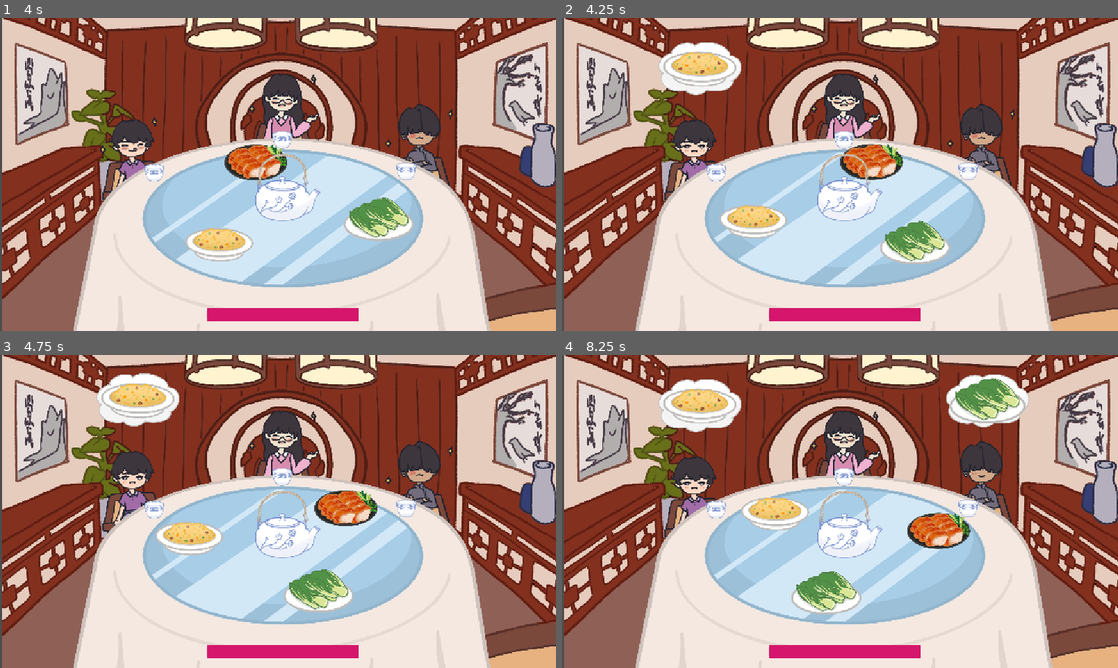
Above: before the commit, frames 1-4 (two rows, left to right).
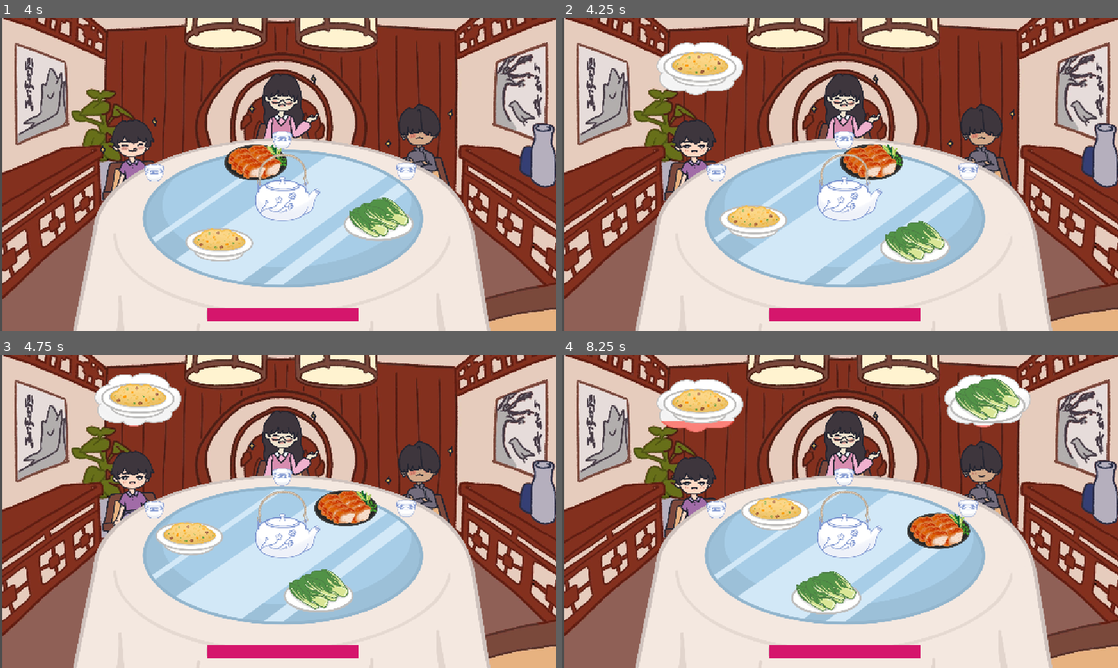
Above: after the commit, the same moments.

Repository: game-dev-besties/lupe_game
Game: Godot game, scene res://scenes/cutscene.tscn
Two runs of this game, one before a commit and one after it. Both use one fixed random seed, a clock stepped at 60 frames per second and the inputs below.
Inputs (mouse positions are in pixels of both pictures, inside the frame that each line leads up to):
- Up to frame 1 (4 s): click "SKIP" at 0.5 s; tap Enter (ui_accept) at 1.25, 2, 2.75 s; drag from (283, 196) to (233, 249) at 1.27 s; drag from (378, 208) to (233, 249) at 2.02 s; hold Right (ui_right) 2.78-3.5 s; click (233, 249) at 2.92 s; drag from (328, 165) to (189, 208) at 3.52 s
- Up to frame 2 (4.25 s): no input
- Up to frame 3 (4.75 s): move the mouse to (444, 558) at 4.27 s; hold Left (ui_left) from 4.28 s (still down); tap Enter (ui_accept) at 4.52 s
- Up to frame 4 (8.25 s): release Left (ui_left) at 5 s; drag from (673, 464) to (890, 502) at 5.02 s; move the mouse to (867, 511) at 5.77 s; hold Space (brake) 5.78-6.5 s; click (867, 511) at 5.92 s; drag from (756, 433) to (940, 549) at 6.52 s; move the mouse to (962, 495) at 7.27 s; hold Right (ui_right) 7.28-8 s; tap Enter (ui_accept) at 7.52 s; drag from (728, 527) to (812, 574) at 8.02 s

Frame 1 is identical in both runs. In frame 2, 0.2% of the frame differs, in the area x 17-33%, y 7-25%; in frame 3, 0.2%; in frame 4, 0.6%, in the area x 17-85%, y 6-25%.

Commit message:
Added Satiation Loading Visual to Thought Bubble

Diff:
--- /dev/null
+++ b/bubble_fill.gdshader
@@ -0,0 +1,18 @@
+shader_type canvas_item;
+
+uniform float fill_pct : hint_range(0.0, 1.0) = 0.0;   // 0 = empty, 1 = full
+uniform vec4  fill_color : source_color = vec4(0.22, 0.65, 1.0, 1.0);
+
+void fragment() {
+    vec4 tex = texture(TEXTURE, UV);
+
+    // Discard pixels outside the bubble’s alpha mask
+    if (tex.a < 0.05) { discard; }
+
+    float water_line = 1.0 - fill_pct;   // UV origin is top-left
+    bool under_water = UV.y > water_line;
+
+    COLOR = under_water
+        ? vec4(fill_color.rgb, tex.a * fill_color.a)  // solid colour inside
+        : tex;                                        // plain bubble above
+}
--- a/scenes/NPC.tscn
+++ b/scenes/NPC.tscn
@@ -60,6 +60,9 @@
 [ext_resource type="Texture2D" uid="uid://oe1rct0t3qf3" path="res://assets/npc/teen1_happy.png" id="50_iclnv"]
 [ext_resource type="Texture2D" uid="uid://b1c7xlkex7exi" path="res://assets/npc/teen1_neutral.png" id="51_y008v"]
 [ext_resource type="Texture2D" uid="uid://do4un0qkcm4rv" path="res://assets/npc/teen1_unhappy.png" id="52_k8aik"]
+[ext_resource type="Shader" uid="uid://c7p6k13rpbolj" path="res://bubble_fill.gdshader" id="60_mk11r"]
+[ext_resource type="Texture2D" uid="uid://dj2linq67pfuv" path="res://assets/food/dumpling.png" id="61_k1s46"]
+[ext_resource type="Script" uid="uid://b6ccqt0xufp4h" path="res://scripts/bubble_fill.gd" id="61_nfk7d"]
 
 [sub_resource type="SpriteFrames" id="SpriteFrames_efvhu"]
 animations = [{
@@ -519,6 +522,11 @@
 "name": &"uncle2_unhappy",
 "speed": 5.0
 }]
+
+[sub_resource type="ShaderMaterial" id="ShaderMaterial_vi4yh"]
+shader = ExtResource("60_mk11r")
+shader_parameter/fill_pct = 0.8
+shader_parameter/fill_color = Color(0.974527, 0.409477, 0.524013, 1)
 
 [node name="NPC" type="Node2D"]
 z_index = -1001
@@ -536,7 +544,17 @@
 scale = Vector2(0.324897, 0.313333)
 texture = ExtResource("4_jnjht")
 
+[node name="TintedThoughtBubble" type="Sprite2D" parent="ThoughtBubble"]
+modulate = Color(0.736348, 0.297515, 0.406737, 1)
+material = SubResource("ShaderMaterial_vi4yh")
+scale = Vector2(1.042, 1)
+texture = ExtResource("4_jnjht")
+script = ExtResource("61_nfk7d")
+start_fill_color = Color(1, 0.402498, 0.33397, 0.588235)
+end_fill_color = Color(1, 0, 0, 0.784314)
+
 [node name="FoodImage" type="Sprite2D" parent="ThoughtBubble"]
+texture = ExtResource("61_k1s46")
 
 [node name="pop" type="AudioStreamPlayer2D" parent="."]
 stream = ExtResource("5_7pv12")
--- /dev/null
+++ b/scripts/bubble_fill.gd
@@ -0,0 +1,24 @@
+class_name BubbleFill
+extends Sprite2D
+
+@export var fill_pct = 0.0
+@export var min_fill_pct = 0.2
+@export var max_fill_pct = 0.8
+
+# Fill Colers
+@export var start_fill_color: Color = Color(0.0, 0.5, 1.0, 1.0)
+@export var end_fill_color: Color = Color(0.0, 1.0, 0.0, 1.0)
+
+func _ready():
+	# Ensure each bubble instance has its own material,
+	# not the shared resource:
+	material = material.duplicate()
+
+func set_fill(v):
+	var scaled_fill_pct = (v * (max_fill_pct - min_fill_pct)) + min_fill_pct
+	fill_pct = clamp(scaled_fill_pct, 0.0, 1.0)
+	(material as ShaderMaterial).set_shader_parameter("fill_pct", scaled_fill_pct)
+
+	# Determine the correct fill color. It should be start_fill_color when fill_pct is 0 and end_fill_color when fill_pct is 1.
+	var fill_color = start_fill_color.lerp(end_fill_color, fill_pct)
+	(material as ShaderMaterial).set_shader_parameter("fill_color", fill_color)
--- a/scripts/npc.gd
+++ b/scripts/npc.gd
@@ -113,6 +113,10 @@
 	# Update the sprite animation based on the current state
 	update_emotion()
 
+	# Update thought bubble satiation visual fill up thing
+	var tinted_thought_bubble = $ThoughtBubble/TintedThoughtBubble
+	(tinted_thought_bubble as BubbleFill).set_fill((MAX_SATIATION - satiation) / MAX_SATIATION)
+
 func start_eating():
 	pop.play()
 	if shake_tween:
Not shown, added: bubble_fill.gdshader.uid
Not shown: 1 places in scenes/NPC.tscn that only renumber resources
Not shown, added: scripts/bubble_fill.gd.uid
